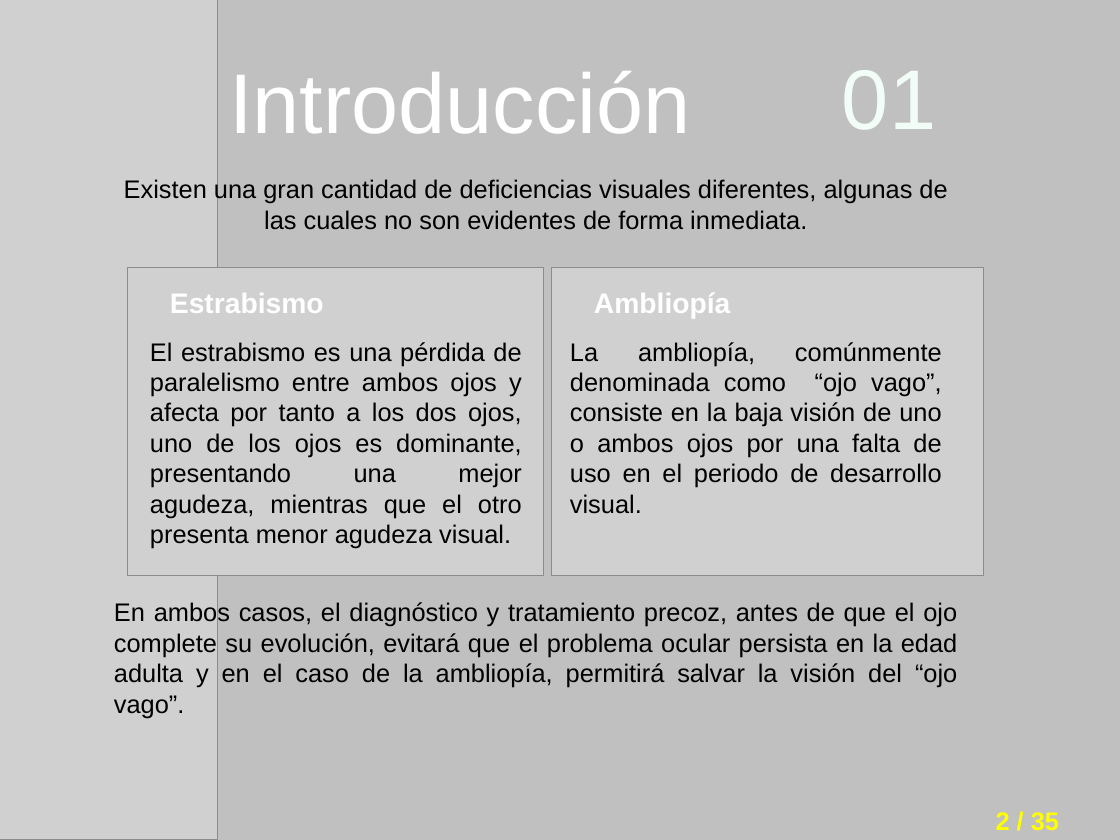
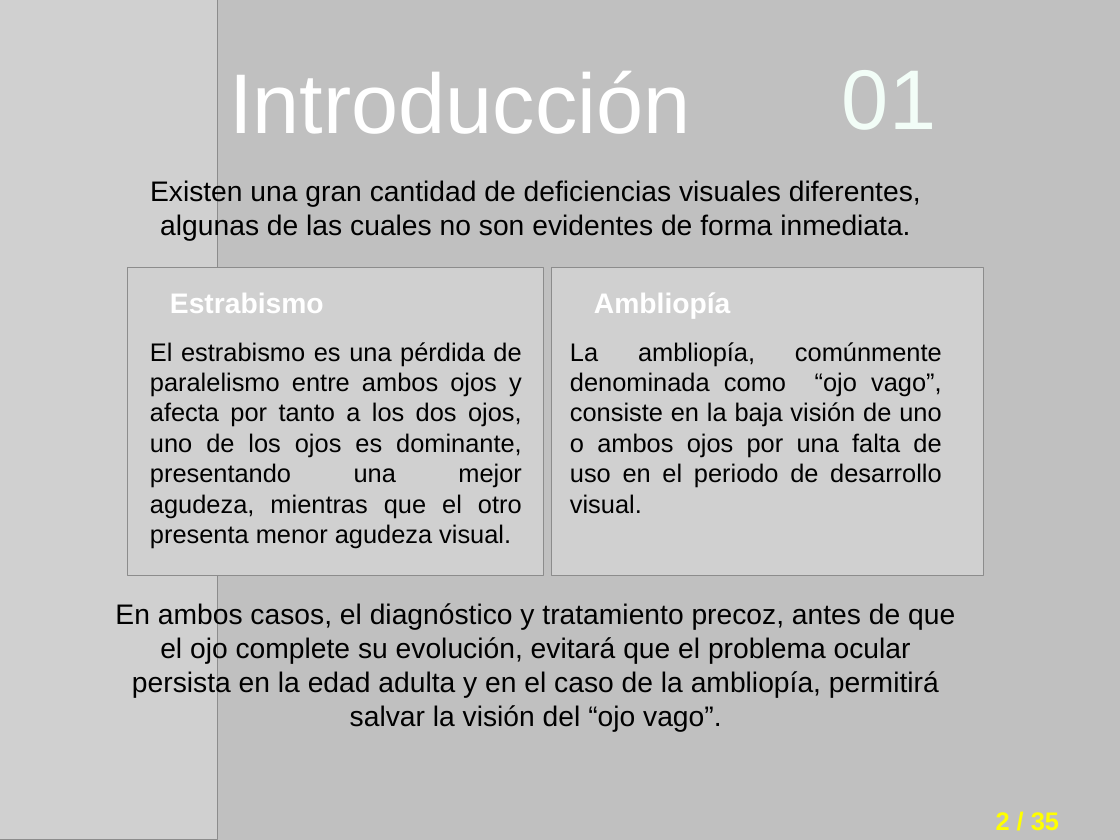
Before and after one commit to i62navpm/PFCweb, a slide deck: slide 2 of Documentación/Presentación.odp. Drawn at 1120x840 pixels with LibreOffice and Linux fonts; fonts in the diff are those of the drawing; grey boxes stand for pictures; background and template pictures are left out. Boxes give left, top, right and bottom in pixels: in the first picture for what was removed or moved away, otherwise in the second. Text is boxed around its words. In the diff, an @@ line names an element or a change of style, - is before the commit and + after.

```diff
--- a/Documentación/Presentación.odp
+++ b/Documentación/Presentación.odp
@@ text "Existen una gran cantidad de ..." at (x1=150, y1=179, x2=921, y2=241): size 18 to 20 pt @@
@@ text "En ambos casos, el diagnóstico ..." at (x1=115, y1=602, x2=955, y2=732): size 18 to 20 pt; alignment justified to centre @@
```
Also in this commit, not shown: 11 other slides changed, 1 other file.
